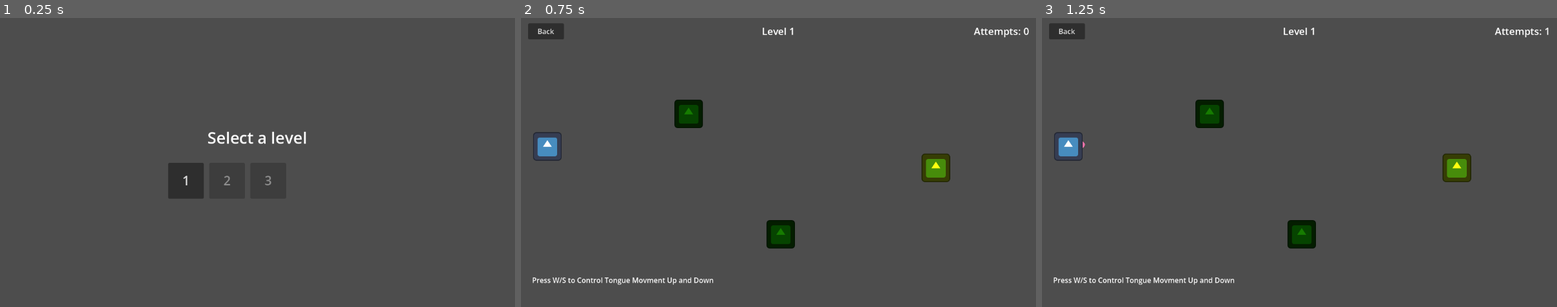
Above: before the commit, frames 1-3 (left to right).
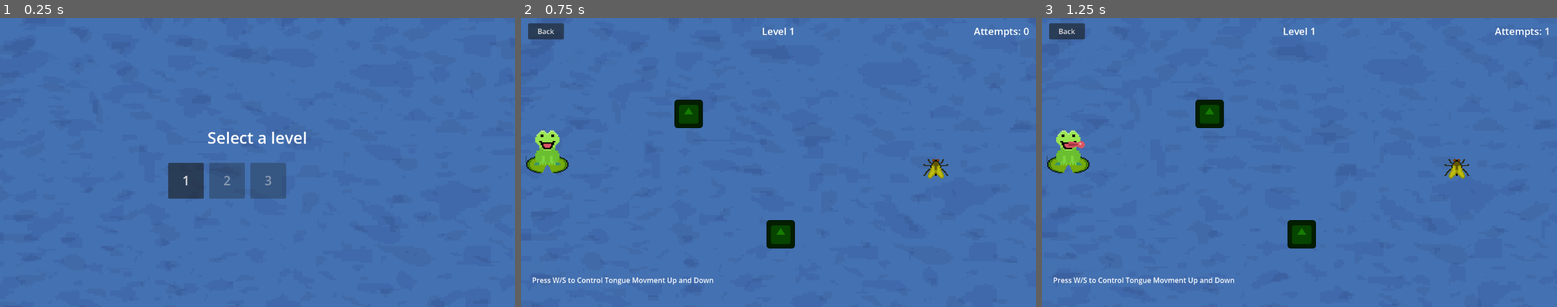
Above: after the commit, the same moments.

Repository: Shadowolfk/Frog-minigamejam
Game: Godot game, scene res://level_select.tscn
Same seed, same stepped clock (60 frames per second), same inputs: the game is played once before the commit and once after it. The engine's default icon, where the game draws it, is replaced by a stand-in: a white triangle on a blue panel in a dark square.
Inputs:
- Up to frame 1 (0.25 s): no input
- Up to frame 2 (0.75 s): click "1" at 0.5 s
- Up to frame 3 (1.25 s): no input

The runs differ from the first frame. In frame 1, 100% of the frame differs, in the area x 0-100%, y 0-100%; in frame 2, 99%; in frame 3, 99%.

Commit message:
textures

Diff:
--- a/fly.tscn
+++ b/fly.tscn
@@ -1,12 +1,13 @@
 [gd_scene format=3 uid="uid://gwf7vi6kiyup"]
 
 [ext_resource type="Script" uid="uid://bmjx3yc8qig0y" path="res://fly.gd" id="1_mv3iy"]
-[ext_resource type="Texture2D" uid="uid://51qva45pel4n" path="res://icon.svg" id="2_qarim"]
+[ext_resource type="Texture2D" uid="uid://bjfjr3sglivap" path="res://tempFly32x32.png" id="2_qarim"]
 
 [node name="Fly" type="Node2D" unique_id=290744887]
 script = ExtResource("1_mv3iy")
 
 [node name="Sprite2D" type="Sprite2D" parent="." unique_id=1550314826]
 modulate = Color(1, 1, 0.05882353, 1)
-scale = Vector2(0.5, 0.5)
+texture_filter = 1
+scale = Vector2(2, 2)
 texture = ExtResource("2_qarim")
--- a/game.tscn
+++ b/game.tscn
@@ -2,6 +2,7 @@
 
 [ext_resource type="Script" uid="uid://d2uj0phpwtcv4" path="res://game.gd" id="1_game"]
 [ext_resource type="Script" uid="uid://bm1jcxsp1c6g4" path="res://hud.gd" id="2_hud"]
+[ext_resource type="PackedScene" uid="uid://kkt3jryo3u44" path="res://water.tscn" id="3_feb5d"]
 
 [node name="Game" type="Node2D" unique_id=145818865]
 script = ExtResource("1_game")
@@ -17,6 +18,7 @@
 anchors_preset = 10
 anchor_right = 1.0
 offset_bottom = 60.0
+grow_horizontal = 2
 mouse_filter = 2
 
 [node name="BackButton" type="Button" parent="HUD/TopBar" unique_id=944581614]
@@ -57,6 +59,8 @@
 anchors_preset = 15
 anchor_right = 1.0
 anchor_bottom = 1.0
+grow_horizontal = 2
+grow_vertical = 2
 
 [node name="Background" type="ColorRect" parent="HUD/CompletionPanel" unique_id=1832240907]
 layout_mode = 0
@@ -110,3 +114,5 @@
 custom_minimum_size = Vector2(130, 44)
 layout_mode = 2
 text = "Next Level"
+
+[node name="Water" parent="." unique_id=1489696045 instance=ExtResource("3_feb5d")]
--- a/level_select.tscn
+++ b/level_select.tscn
@@ -1,12 +1,15 @@
 [gd_scene format=3 uid="uid://cub34l88lreki"]
 
 [ext_resource type="Script" uid="uid://bjarrki1j7ekr" path="res://level_select.gd" id="1_sel"]
+[ext_resource type="PackedScene" uid="uid://kkt3jryo3u44" path="res://water.tscn" id="2_vomi7"]
 
 [node name="LevelSelect" type="Control" unique_id=2055971582]
 layout_mode = 3
 anchors_preset = 15
 anchor_right = 1.0
 anchor_bottom = 1.0
+grow_horizontal = 2
+grow_vertical = 2
 script = ExtResource("1_sel")
 
 [node name="Center" type="CenterContainer" parent="." unique_id=506980989]
@@ -34,3 +37,5 @@
 theme_override_constants/h_separation = 12
 theme_override_constants/v_separation = 12
 columns = 4
+
+[node name="Water" parent="." unique_id=1489696045 instance=ExtResource("2_vomi7")]
--- a/player.gd
+++ b/player.gd
@@ -28,6 +28,7 @@
 
 
 func _on_launched() -> void:
+	$AnimatedSprite2D.play("tongue")
 	attempts += 1
 
 
@@ -39,8 +40,11 @@
 
 
 func _on_failed(_at: Vector2) -> void:
+
 	print("yikes")
 
 
 func _on_reeled_in() -> void:
+	$AnimatedSprite2D.play("default")
+
 	_relaunch_t = relaunch_delay
--- a/player.tscn
+++ b/player.tscn
@@ -2,26 +2,67 @@
 
 [ext_resource type="Script" uid="uid://cnnscjajs1mh6" path="res://player.gd" id="1_onrkg"]
 [ext_resource type="Script" uid="uid://c5v2rf80bbut4" path="res://tongue.gd" id="2_i3pqv"]
-[ext_resource type="Texture2D" uid="uid://51qva45pel4n" path="res://icon.svg" id="3_i3pqv"]
+[ext_resource type="Texture2D" uid="uid://cdfh7voymb1b6" path="res://frog1.png" id="3_i3pqv"]
+[ext_resource type="Texture2D" uid="uid://egm42a0oaqga" path="res://lilypad.png" id="4_hqtel"]
 
 [sub_resource type="CircleShape2D" id="CircleShape2D_hqtel"]
 radius = 20.0
+
+[sub_resource type="AtlasTexture" id="AtlasTexture_hqtel"]
+atlas = ExtResource("3_i3pqv")
+region = Rect2(0, 0, 32, 32)
+
+[sub_resource type="AtlasTexture" id="AtlasTexture_sweqy"]
+atlas = ExtResource("3_i3pqv")
+region = Rect2(32, 0, 32, 32)
+
+[sub_resource type="SpriteFrames" id="SpriteFrames_2hs0m"]
+animations = [{
+"frames": [{
+"duration": 1.0,
+"texture": SubResource("AtlasTexture_hqtel")
+}],
+"loop": true,
+"name": &"default",
+"speed": 5.0
+}, {
+"frames": [{
+"duration": 1.0,
+"texture": SubResource("AtlasTexture_sweqy")
+}],
+"loop": true,
+"name": &"tongue",
+"speed": 5.0
+}]
+
+[sub_resource type="AtlasTexture" id="AtlasTexture_2hs0m"]
+atlas = ExtResource("4_hqtel")
+region = Rect2(32, 0, 32, 32)
+
+[sub_resource type="SpriteFrames" id="SpriteFrames_1jxqw"]
+animations = [{
+"frames": [{
+"duration": 1.0,
+"texture": SubResource("AtlasTexture_2hs0m")
+}],
+"loop": true,
+"name": &"default",
+"speed": 5.0
+}]
 
 [node name="Player" type="CharacterBody2D" unique_id=461573234]
 script = ExtResource("1_onrkg")
 
 [node name="HitBox" type="CollisionShape2D" parent="." unique_id=278683381]
+visible = false
 shape = SubResource("CircleShape2D_hqtel")
 
 [node name="Tongue" type="Node2D" parent="." unique_id=586002316]
 script = ExtResource("2_i3pqv")
 max_length_factor = 1.3
 grab_radius = 48.0
-color = Color(0.9128252, 0.44483927, 0.6532552, 1)
-
-[node name="Sprite2D" type="Sprite2D" parent="." unique_id=1977169794]
-scale = Vector2(0.5, 0.5)
-texture = ExtResource("3_i3pqv")
+color = Color(0.8509804, 0.34117648, 0.3882353, 1)
+color_core = Color(0.6423978, 0.21280804, 0.26131088, 1)
 
 [node name="HUD" type="Control" parent="." unique_id=1727577657]
 layout_mode = 3
@@ -36,3 +77,19 @@
 offset_right = 372.0
 offset_bottom = 311.0
 text = "Press W/S to Control Tongue Movment Up and Down"
+
+[node name="AnimatedSprite2D" type="AnimatedSprite2D" parent="." unique_id=322748442]
+z_index = -1
+texture_filter = 1
+position = Vector2(0, -6)
+scale = Vector2(3, 3)
+sprite_frames = SubResource("SpriteFrames_2hs0m")
+animation = &"tongue"
+
+[node name="AnimatedSprite2D2" type="AnimatedSprite2D" parent="." unique_id=306209266]
+modulate = Color(0.8891468, 0.8891468, 0.88914675, 1)
+z_index = -3
+texture_filter = 1
+position = Vector2(-4.7683716e-07, 29)
+scale = Vector2(2.96875, 2.09375)
+sprite_frames = SubResource("SpriteFrames_1jxqw")
--- /dev/null
+++ b/water.gdshader
@@ -0,0 +1,61 @@
+shader_type canvas_item;
+
+// --- NIGHT WATER PALETTE ---
+uniform vec3 deep_color      : source_color = vec3(0.02, 0.04, 0.10);
+uniform vec3 shallow_color   : source_color = vec3(0.06, 0.13, 0.24);
+uniform vec3 highlight_color : source_color = vec3(0.20, 0.36, 0.55);
+
+// --- NOISE TEXTURE ---
+uniform sampler2D noise_tex : filter_nearest_mipmap, repeat_enable;
+
+// --- MOTION & SHAPE ---
+uniform float speed              : hint_range(0.0, 2.0)  = 0.30;
+uniform float tile_scale         : hint_range(0.1, 12.0) = 1.8;   // size of SURFACE pattern
+uniform float highlight_strength : hint_range(0.0, 1.0)  = 0.55;
+uniform float vignette           : hint_range(0.0, 1.5)  = 0.60;
+
+// --- BACK LAYER (the new one — distant dark blobs read as depth) ---
+uniform float back_scale    : hint_range(0.1, 2.0) = 0.45;  // <1 = bigger, more distant features
+uniform float back_strength : hint_range(0.0, 1.5) = 0.70;  // how dark the back blobs make things
+uniform float back_speed    : hint_range(0.0, 1.0) = 0.30;  // slower than surface = parallax-like depth
+
+// --- PIXELATION ---
+uniform float pixels : hint_range(20.0, 600.0) = 120.0;
+
+void fragment() {
+	// Square-cell pixel grid.
+	vec2 screen = vec2(1.0) / SCREEN_PIXEL_SIZE;
+	vec2 cells = vec2(pixels, max(1.0, pixels * screen.y / screen.x));
+	vec2 puv = floor(UV * cells) / cells;
+
+	float t = TIME * speed;
+	float t_bg = t * back_speed;          // back layer drifts slower for a parallax feel
+
+	// --- BACK LAYER ---
+	// One slow, large-scale sample. Its DARK areas become depth shadows beneath the surface.
+	vec2 uv_bg = puv * tile_scale * back_scale + vec2(t_bg * 0.05, t_bg * 0.03 + 17.0);
+	float bg = texture(noise_tex, uv_bg).r;
+	float depth = (1.0 - bg) * back_strength;   // black blobs (bg≈0) -> depth≈back_strength
+
+	// --- SURFACE LAYERS ---
+	// Two scrolling samples used ONLY for highlights — their dark parts no longer
+	// contribute, so the top surface stays clean instead of getting big dark splotches.
+	vec2 uv_s1 = puv * tile_scale + vec2(t * 0.06, t * 0.02);
+	vec2 uv_s2 = puv * tile_scale * 1.7 + vec2(-t * 0.04, t * 0.05);
+	float s1 = texture(noise_tex, uv_s1).r;
+	float s2 = texture(noise_tex, uv_s2).r;
+	float surface = s1 * 0.6 + s2 * 0.4;        // bright only when both layers' white veins overlap
+
+	// --- COMPOSITE: start mid, push DOWN with back depth, push UP with surface highlights ---
+	vec3 col = shallow_color;
+	col = mix(col, deep_color, clamp(depth, 0.0, 1.0));
+	float hi = smoothstep(0.85, 1.0, surface);
+	col = mix(col, highlight_color, hi * highlight_strength);
+
+	// Vignette on the snapped UV so it doesn't smooth-bleed across pixels.
+	vec2 vd = puv - 0.5;
+	float vig = 1.0 - dot(vd, vd) * vignette * 2.0;
+	col *= clamp(vig, 0.40, 1.0);
+
+	COLOR = vec4(col, 1.0);
+}
--- /dev/null
+++ b/water.tscn
@@ -0,0 +1,31 @@
+[gd_scene format=3 uid="uid://kkt3jryo3u44"]
+
+[ext_resource type="Shader" uid="uid://d3selkvcomifk" path="res://water.gdshader" id="1_shader"]
+[ext_resource type="Texture2D" uid="uid://4tg0uj4tebi" path="res://water.png" id="2_tex"]
+
+[sub_resource type="ShaderMaterial" id="ShaderMaterial_water"]
+shader = ExtResource("1_shader")
+shader_parameter/deep_color = Color(0.19139612, 0.27356428, 0.48378235, 1)
+shader_parameter/shallow_color = Color(0.24645808, 0.41378668, 0.6705977, 1)
+shader_parameter/highlight_color = Color(0.36527964, 0.5927469, 0.8023899, 1)
+shader_parameter/noise_tex = ExtResource("2_tex")
+shader_parameter/speed = 0.4850000230375
+shader_parameter/tile_scale = 0.50000002049012
+shader_parameter/highlight_strength = 0.170000008075
+shader_parameter/vignette = 0.0
+shader_parameter/back_scale = 1.5580000707451198
+shader_parameter/back_strength = 0.2350000111625
+shader_parameter/back_speed = 0.3
+shader_parameter/pixels = 300.0000133
+
+[node name="Water" type="CanvasLayer" unique_id=894395612]
+layer = -10
+
+[node name="Rect" type="ColorRect" parent="." unique_id=1199074686]
+material = SubResource("ShaderMaterial_water")
+anchors_preset = 15
+anchor_right = 1.0
+anchor_bottom = 1.0
+grow_horizontal = 2
+grow_vertical = 2
+mouse_filter = 2
Binary file added: frog1.png
Not shown, added: frog1.png.import
Binary file added: lilypad.png
Not shown, added: lilypad.png.import
Binary file added: skeeter.png
Not shown, added: skeeter.png.import
Binary file added: tempFly32x32.png
Not shown, added: tempFly32x32.png.import
Not shown, added: water.gdshader.uid
Binary file added: water.png
Not shown, added: water.png.import
